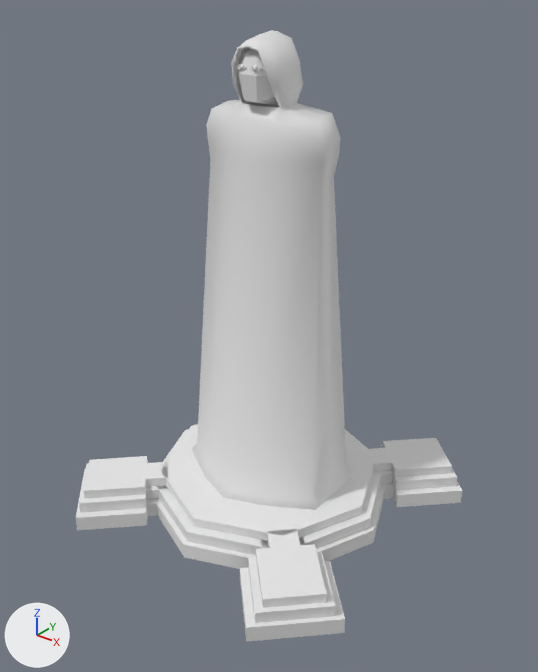
The glTF model Assets/3D/Alran.glb as it was, and as the next commit left it.
Camera for both pictures: a camera (50 mm lens) standing at (9.27, -11.6, 11.5) and looking at (0.24, -0.32, 4.51). Arrows for +X, +Y and +Z are at lower left; the lights stay in place. The first picture is the older version. Vertices at exactly the same position are counted once.

The scene before the commit, as lines of its bpy script (objects in view):
```python
me_icosphere = bpy.data.meshes.new('Icosphere')
me_icosphere.from_pydata(...)  # 458 vertices, 854 faces; spans x -3.86..3.86, y -3.86..3.86, z 0.08..10.39
# faces by material slot: [168, 40, 646]
me_icosphere.materials.append(mat_stone_002)  # white #e7e7e7
me_icosphere.materials.append(mat_eyestone_001)  # white #e7e7e7
me_icosphere.materials.append(mat_stone2_001)  # white #e7e7e7
me_icosphere_004 = bpy.data.meshes.new('Icosphere.004')
me_icosphere_004.from_pydata(...)  # 224 vertices, 454 faces; spans x -1.94..1.94, y -1.76..1.59, z 0.81..10.57
me_icosphere_004.materials.append(mat_stone_002)  # white #e7e7e7
ob_alranbase = bpy.data.objects.new('AlranBase', me_icosphere)
ob_alranbase.location = (0.0, 0.0, 0.0)
ob_alrancloths = bpy.data.objects.new('AlranCloths', me_icosphere_004)
ob_alrancloths.location = (0.0, 0.0, 0.0)
```
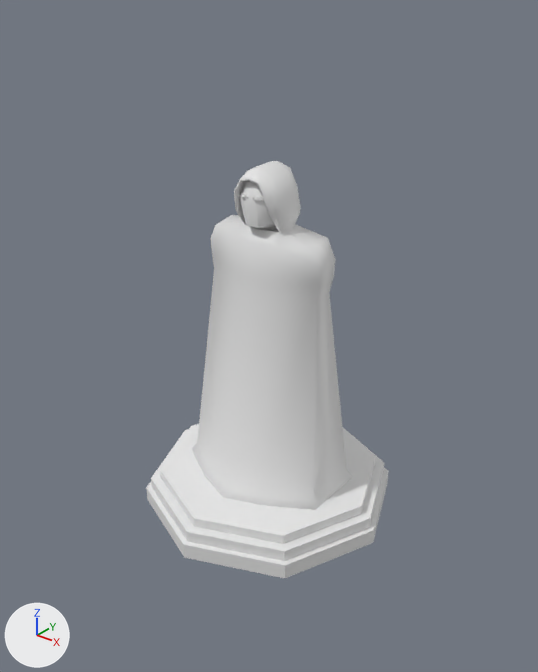
Boxes [x1, y1, x2, y2] around the edits, measured in the pictures (538 x 672 px; the box of a moved part takes in the faces that stretch with it):
'AlranCloths', reshaped (27% shorter)
    before: [192, 30, 353, 510]
    after: [192, 161, 353, 510]
'AlranBase', reshaped (37% narrower, 33% shorter)
    before: [76, 48, 462, 642]
    after: [146, 181, 389, 578]
part 1 of me_icosphere, moved or reshaped
    before: [237, 48, 278, 105]
    after: [240, 181, 276, 228]
part 2 of me_icosphere, moved or reshaped
    before: [237, 64, 247, 70]
    after: [239, 193, 248, 200]
part 3 of me_icosphere, moved or reshaped
    before: [251, 65, 263, 72]
    after: [252, 196, 263, 202]
part 4 of me_icosphere, deleted
    before: [76, 456, 168, 530]
part 5 of me_icosphere, deleted
    before: [240, 529, 345, 642]
part 6 of me_icosphere, deleted
    before: [366, 438, 462, 507]
part 7 of me_icosphere_004, moved or reshaped
    before: [198, 30, 345, 430]
    after: [199, 161, 343, 430]

What changed in the scene script:
```text
Change me_icosphere:
    used by ob_alranbase; location = (0.0, 0.0, 0.0)
    remove me_icosphere.from_pydata(...)  # 458 vertices, 854 faces; spans x -3.86..3.86, y -3.86..3.86, z 0.08..10.39
    add me_icosphere.from_pydata(...)  # 170 vertices, 294 faces; spans x -2.96..2.96, y -2.97..2.97, z 0.08..7.98
    me_icosphere part 1: the loose piece of 50 vertices spanning x -0.56..0.56, y -0.63..0.48, z 9.28..10.39 is moved by (0.0, 0.0, -2.41)
    me_icosphere part 2: the loose piece of 24 vertices spanning x -0.27..-0.06, y -0.63..-0.5, z 9.91..10.02 is moved by (0.0, 0.0, -2.41)
    me_icosphere part 3: the loose piece of 24 vertices spanning x 0.06..0.27, y -0.63..-0.5, z 9.91..10.02 is moved by (0.0, 0.0, -2.41)
    me_icosphere part 4: the loose piece of 72 vertices spanning x -3.86..-1.29, y -3.86..-1.29, z 0.08..0.92 is deleted
    me_icosphere part 5: the loose piece of 72 vertices spanning x 1.29..3.86, y -3.86..-1.29, z 0.08..0.92 is deleted
    me_icosphere part 6: the loose piece of 72 vertices spanning x 1.29..3.86, y 1.29..3.86, z 0.08..0.92 is deleted
    other edits to the shape of me_icosphere do not show in these pictures
Change me_icosphere_004:
    used by ob_alrancloths; location = (0.0, 0.0, 0.0)
    remove me_icosphere_004.from_pydata(...)  # 224 vertices, 454 faces; spans x -1.94..1.94, y -1.76..1.59, z 0.81..10.57
    add me_icosphere_004.from_pydata(...)  # 224 vertices, 454 faces; spans x -1.94..1.94, y -1.76..1.59, z 0.81..8.16
    me_icosphere_004 part 7: all 176 vertices in x -1.47..1.47, y -0.67..0.83, z 8.04..10.57 are moved by (0.0, 0.0, -2.41)
```
